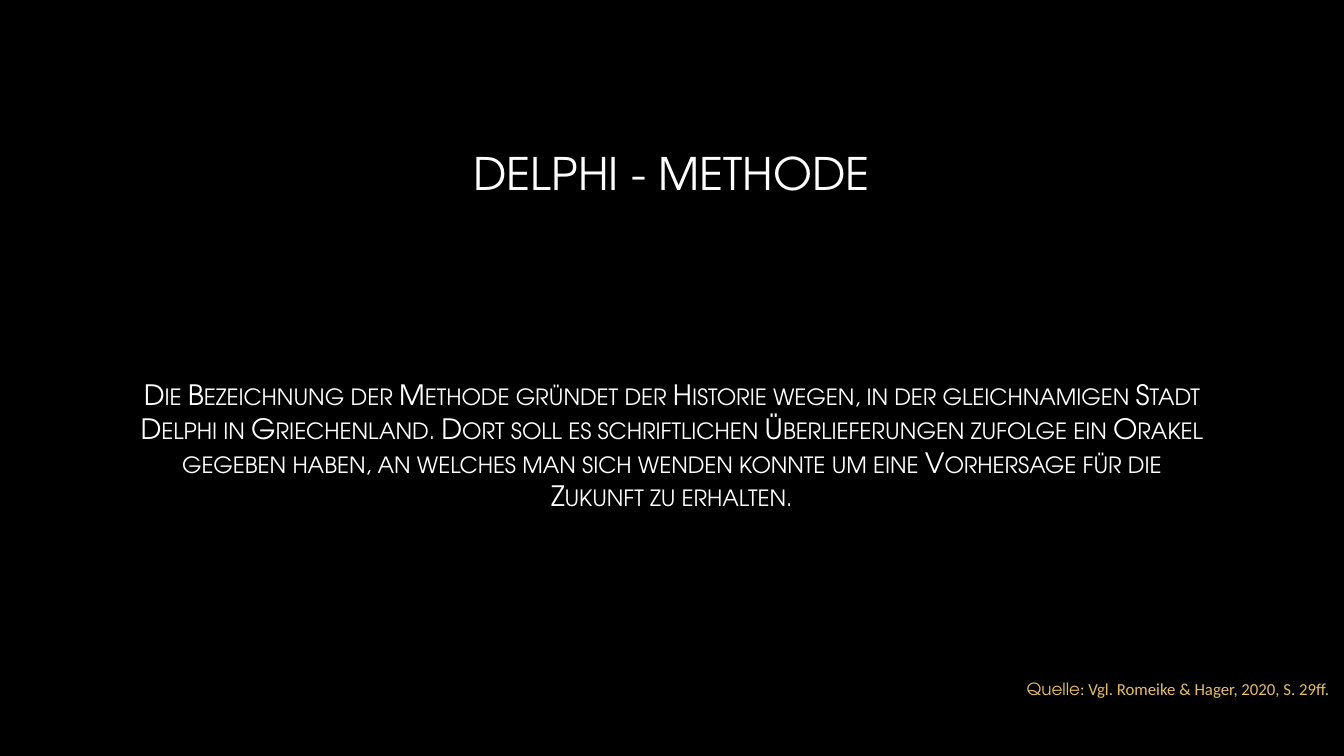
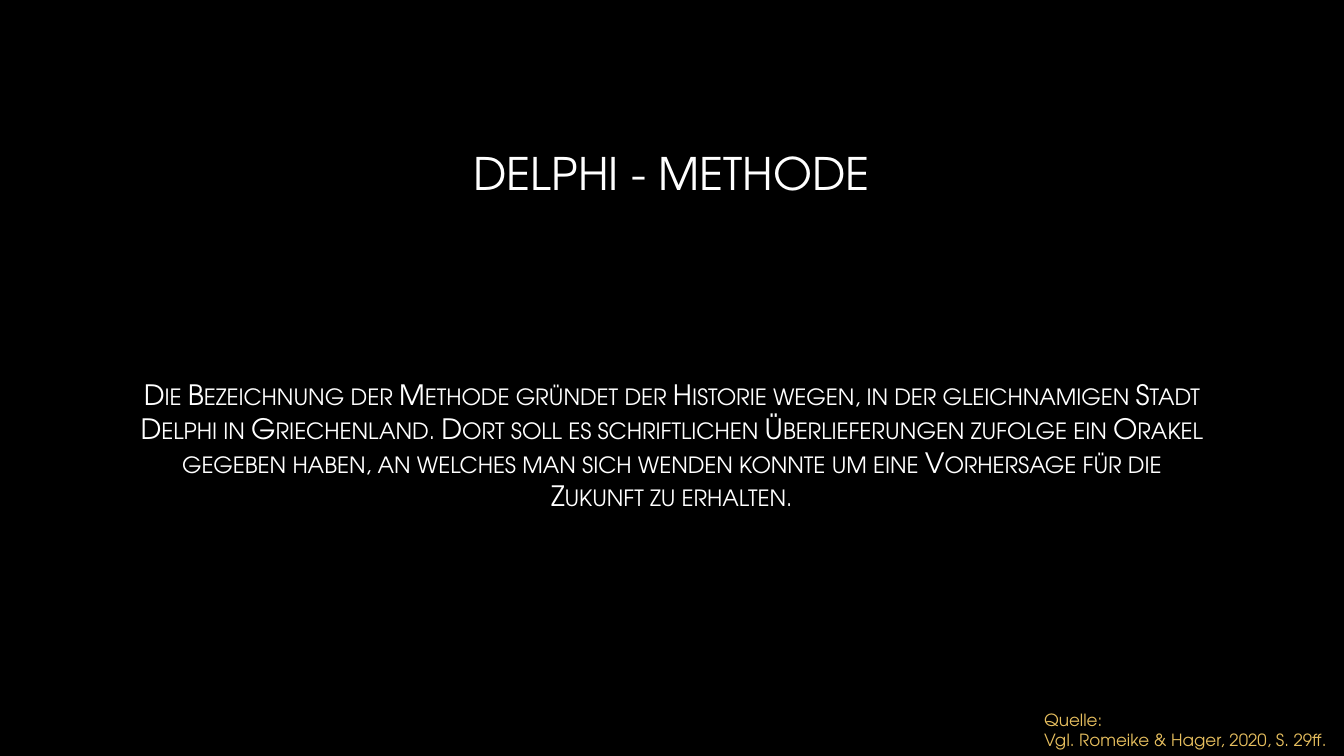
Before and after one commit to JimmyJ0ee/Projektmanagement_Q2, a slide deck: slide 9 of Vortrag A1008.pptx. Drawn at 1344x756 pixels with LibreOffice and Linux fonts; fonts in the diff are those of the drawing; background and template pictures are left out. Boxes give left, top, right and bottom in pixels: in the first picture for what was removed or moved away, otherwise in the second. Text is boxed around its words. In the diff, an @@ line names an element or a change of style, - is before the commit and + after.

```diff
--- a/Vortrag A1008.pptx
+++ b/Vortrag A1008.pptx
@@ text at [1044, 713, 1327, 750]: text changed; font Calibri to TeX Gyre Adventor @@
-Quelle: Vgl. Romeike & Hager, 2020, S. 29ff.
+Quelle:
+Vgl. Romeike & Hager, 2020, S. 29ff.
```
Also in this commit, not shown: 10 other slides changed.
